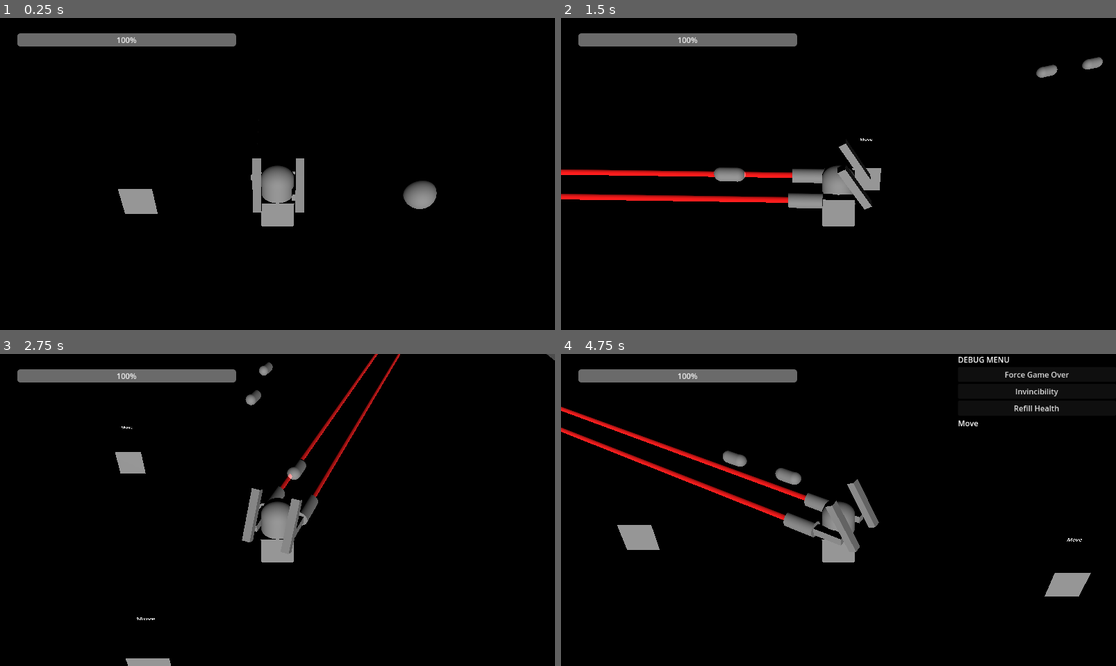
Above: before the commit, frames 1-4 (two rows, left to right).
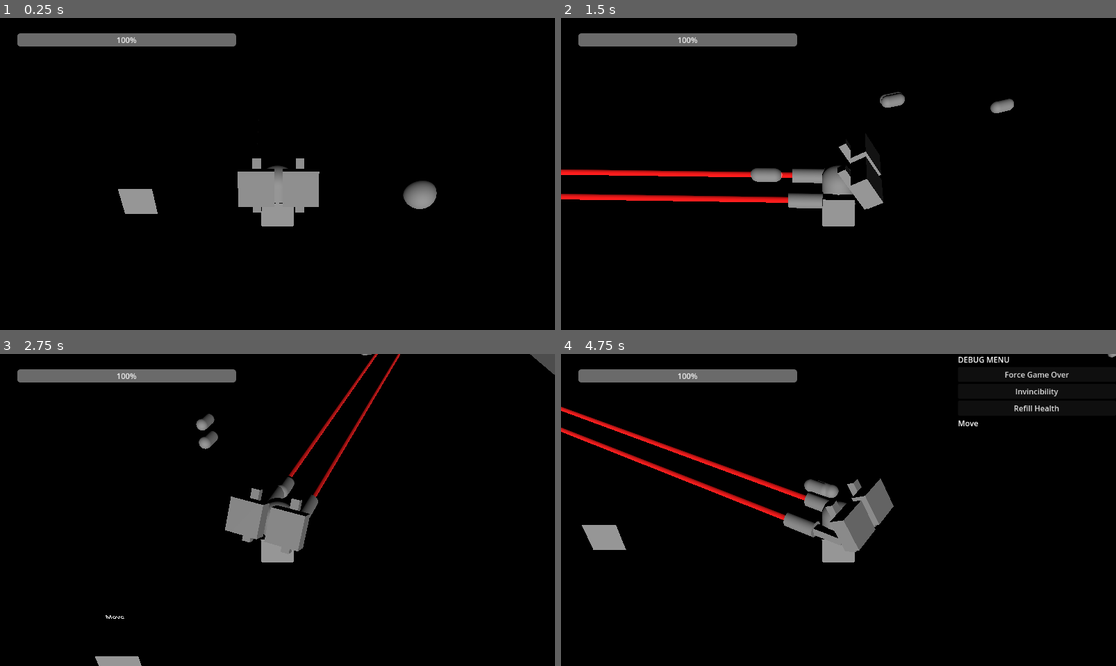
Above: after the commit, the same moments.

Repository: Boyquotes/Mech-Farmer
Game: Godot game, scene res://levels/debug.tscn
Same seed, same stepped clock (60 frames per second), same inputs: the game is played once before the commit and once after it.
Inputs (mouse positions are in pixels of both pictures, inside the frame that each line leads up to):
- Up to frame 1 (0.25 s): no input
- Up to frame 2 (1.5 s): move the mouse to (960, 158) at 0.52 s; press the mouse at (960, 158) at 0.53 s; hold D (move_right) 0.53-1.28 s; right-click (960, 158) at 0.8 s; move the mouse to (727, 189) at 1.27 s; release the mouse at (727, 189) at 1.28 s; hold S (move_down) from 1.28 s (still down); right-click (727, 189) at 1.35 s
- Up to frame 3 (2.75 s): click (166, 525) at 1.55 s; move the mouse to (333, 441) at 2.02 s; release S (move_down) at 2.03 s; press the mouse at (333, 441) at 2.03 s; hold D (move_right) from 2.03 s (still down); right-click (333, 441) at 2.3 s
- Up to frame 4 (4.75 s): move the mouse to (810, 572) at 2.77 s; release D (move_right) at 2.78 s; release the mouse at (810, 572) at 2.78 s; hold W (move_up) 2.78-3.53 s; right-click (810, 572) at 2.85 s; click (810, 572) at 3.05 s; move the mouse to (1005, 556) at 3.52 s; press the mouse at (1005, 556) at 3.53 s; hold A (move_left) from 3.53 s (still down); right-click (1005, 556) at 3.8 s; tap = (debug_menu) at 4.15 s; move the mouse to (672, 463) at 4.27 s; release the mouse at (672, 463) at 4.28 s; right-click (672, 463) at 4.35 s; click (672, 463) at 4.55 s

The runs differ from the first frame. In frame 1, 0.9% of the frame differs, in the area x 42-58%, y 48-61%; in frame 2, 1.5%; in frame 3, 2.3%; in frame 4, 3.1%, in the area x 3-100%, y 0-78%.

Commit message:
enhanced heavy bullet

Diff:
--- a/prefabs/player/player.tscn
+++ b/prefabs/player/player.tscn
@@ -3,8 +3,8 @@
 [ext_resource type="Script" path="res://scripts/player/state_machine.gd" id="1_asilg"]
 [ext_resource type="Script" path="res://scripts/player/states/motion/on_ground/idle.gd" id="2_7yaib"]
 [ext_resource type="PackedScene" uid="uid://cbrc2mstuicnj" path="res://prefabs/weapons/primary_weapons/debug_crop_duster.tscn" id="2_81blc"]
-[ext_resource type="PackedScene" uid="uid://di0h4jvrj2l1y" path="res://prefabs/weapons/secondary_weapons/debug_launcher.tscn" id="3_hxjqm"]
 [ext_resource type="Script" path="res://scripts/player/states/motion/on_ground/move.gd" id="3_oi43o"]
+[ext_resource type="PackedScene" uid="uid://i2ggsfxh0ykf" path="res://prefabs/weapons/secondary_weapons/debug_nano_healer.tscn" id="3_vtn25"]
 
 [sub_resource type="CapsuleMesh" id="CapsuleMesh_uowiw"]
 
@@ -43,15 +43,12 @@
 [node name="SecondarySlot1" type="Node3D" parent="Torso/Guns"]
 transform = Transform3D(1, 0.00128581, 0.000310462, -0.000374036, 0.5, -0.866026, -0.00126877, 0.866025, 0.500001, 0.644041, 0.664011, 0.495822)
 
-[node name="SecondaryGun" parent="Torso/Guns/SecondarySlot1" instance=ExtResource("3_hxjqm")]
-skeleton = NodePath("")
+[node name="SecondaryGun" parent="Torso/Guns/SecondarySlot1" instance=ExtResource("3_vtn25")]
 
 [node name="SecondarySlot2" type="Node3D" parent="Torso/Guns"]
 transform = Transform3D(1, 0.0012858, 0.000310462, -0.000374036, 0.5, -0.866026, -0.00126877, 0.866025, 0.500001, -0.593889, 0.664011, 0.495822)
 
-[node name="SecondaryGun" parent="Torso/Guns/SecondarySlot2" instance=ExtResource("3_hxjqm")]
-transform = Transform3D(1, 9.8662e-09, -7.27596e-11, -8.73115e-11, 1, 2.98023e-08, -1.89175e-10, 0, 1, -5.96046e-08, 0, 0)
-skeleton = NodePath("")
+[node name="SecondaryGun" parent="Torso/Guns/SecondarySlot2" instance=ExtResource("3_vtn25")]
 
 [node name="LockOnRayCast" type="RayCast3D" parent="Torso/Guns"]
 transform = Transform3D(1, 0, 0, 0, 1, 0, 0, -7.87258e-19, 1, 3.48172e-12, -0.193833, -4.51302e-11)
--- a/prefabs/projectiles/heavy_bullet.tscn
+++ b/prefabs/projectiles/heavy_bullet.tscn
@@ -1,18 +1,21 @@
-[gd_scene load_steps=4 format=3 uid="uid://ddrn4y7oska8l"]
+[gd_scene load_steps=5 format=3 uid="uid://ddrn4y7oska8l"]
 
-[ext_resource type="Script" path="res://scripts/projectiles/debug_bullet.gd" id="1_v26k6"]
+[ext_resource type="Script" path="res://scripts/projectiles/heavy_bullet.gd" id="1_lcy8t"]
 
 [sub_resource type="CapsuleMesh" id="CapsuleMesh_n3ws7"]
 
 [sub_resource type="BoxShape3D" id="BoxShape3D_kwc7a"]
 
+[sub_resource type="BoxShape3D" id="BoxShape3D_ygw3u"]
+
 [node name="DebugHeavyBullet" type="RigidBody3D"]
 collision_layer = 8
-collision_mask = 4
+collision_mask = 0
+mass = 20.0
 gravity_scale = 0.0
 max_contacts_reported = 1
 contact_monitor = true
-script = ExtResource("1_v26k6")
+script = ExtResource("1_lcy8t")
 
 [node name="MeshInstance3D" type="MeshInstance3D" parent="."]
 transform = Transform3D(0.5, 0, 0, 0, -2.18557e-08, -0.5, 0, 0.5, -2.18557e-08, 0, 0, 0)
@@ -21,4 +24,12 @@
 [node name="CollisionShape3D" type="CollisionShape3D" parent="."]
 shape = SubResource("BoxShape3D_kwc7a")
 
+[node name="Area3D" type="Area3D" parent="."]
+collision_layer = 8
+collision_mask = 4
+
+[node name="CollisionShape3D" type="CollisionShape3D" parent="Area3D"]
+shape = SubResource("BoxShape3D_ygw3u")
+
 [connection signal="body_entered" from="." to="." method="_on_body_entered"]
+[connection signal="body_entered" from="Area3D" to="." method="_on_area_3d_body_entered"]
--- a/prefabs/weapons/primary_weapons/debug_crop_duster.tscn
+++ b/prefabs/weapons/primary_weapons/debug_crop_duster.tscn
@@ -25,6 +25,8 @@
 skeleton = NodePath("../../../..")
 script = ExtResource("1_qe48i")
 projectile_scene = ExtResource("2_w848m")
+projectile_speed = 10
+piercing = 5
 
 [node name="BulletSpawn" type="Node3D" parent="."]
 transform = Transform3D(1, 1.83036e-11, 0, 1.44382e-11, 1, -1.16415e-10, 1.16415e-10, 1.16415e-10, 1, -0.000822842, 0.000952959, -0.397683)
--- /dev/null
+++ b/prefabs/weapons/secondary_weapons/debug_nano_healer.tscn
@@ -0,0 +1,30 @@
+[gd_scene load_steps=5 format=3 uid="uid://i2ggsfxh0ykf"]
+
+[ext_resource type="Script" path="res://scripts/weapons/secondary_weapons/debug_launcher.gd" id="1_o7ncc"]
+[ext_resource type="PackedScene" uid="uid://8a0a186hveyt" path="res://prefabs/projectiles/rocket.tscn" id="2_c4730"]
+
+[sub_resource type="BoxMesh" id="BoxMesh_gtv21"]
+size = Vector3(0.25, 0.25, 1.593)
+
+[sub_resource type="BoxMesh" id="BoxMesh_kjkxd"]
+
+[node name="SecondaryGun" type="MeshInstance3D"]
+transform = Transform3D(1, -8.73115e-11, -1.60071e-10, -1.16415e-10, 1, 2.98023e-08, -7.27596e-11, 0, 1, -5.96046e-08, 0, 0)
+mesh = SubResource("BoxMesh_gtv21")
+skeleton = NodePath("../../../..")
+script = ExtResource("1_o7ncc")
+projectile_scene = ExtResource("2_c4730")
+projectile_speed = 10
+
+[node name="RocketSpawn" type="Node3D" parent="."]
+transform = Transform3D(1, 0, 0, 0, 1, 0, 0, 0, 1, -0.000822842, 0.000952957, -0.79532)
+
+[node name="FireRateTimer" type="Timer" parent="."]
+wait_time = 0.3
+one_shot = true
+
+[node name="MeshInstance3D" type="MeshInstance3D" parent="."]
+transform = Transform3D(1, 0, 0, 0, 0.5, 0, 0, 0, 1, 0, 0.375, 0)
+mesh = SubResource("BoxMesh_kjkxd")
+
+[connection signal="timeout" from="FireRateTimer" to="." method="_on_fire_rate_timer_timeout"]
--- a/scripts/projectiles/debug_bullet.gd
+++ b/scripts/projectiles/debug_bullet.gd
@@ -1,16 +1,6 @@
 extends RigidBody3D
 
 @export var damage = 10
-
-# Called when the node enters the scene tree for the first time.
-func _ready():
-	pass # Replace with function body.
-
-
-# Called every frame. 'delta' is the elapsed time since the previous frame.
-func _process(delta):
-	pass
-
 
 func _on_body_entered(body:Node):
 	if body.has_method("take_damage"):
--- a/scripts/projectiles/heavy_bullet.gd
+++ b/scripts/projectiles/heavy_bullet.gd
@@ -2,15 +2,21 @@
 
 @export var damage = 40
 
-# Called when the node enters the scene tree for the first time.
-func _ready():
-	pass # Replace with function body.
+var piercing
 
-# Called every frame. 'delta' is the elapsed time since the previous frame.
-func _process(delta):
-	pass
+# func _on_body_entered(body:Node):
+# 	if body.has_method("take_damage"):
+# 		body.take_damage(damage)
+# 		piercing -= 1
+# 		linear_velocity = -global_transform.basis.z.normalized() * 20
+# 	if piercing <= 0:
+# 		queue_free()
 
-func _on_body_entered(body:Node):
+
+func _on_area_3d_body_entered(body:Node3D):
 	if body.has_method("take_damage"):
 		body.take_damage(damage)
+		piercing -= 1
+		linear_velocity = -global_transform.basis.z.normalized() * 20
+	if piercing <= 0:
 		queue_free()
--- a/scripts/weapons/primary_weapons/debug_crop_duster.gd
+++ b/scripts/weapons/primary_weapons/debug_crop_duster.gd
@@ -2,6 +2,7 @@
 
 @export var projectile_scene: PackedScene
 @export var projectile_speed: int = 20
+@export var piercing: int = 2
 
 @onready var bullet_spawn = $BulletSpawn
 @onready var fire_rate_timer: Timer = $FireRateTimer
@@ -13,6 +14,7 @@
 		var projectile = projectile_scene.instantiate()  # Create an instance of the projectile scene
 		bullet_spawn.add_child(projectile)  # Add the projectile to the parent node
 
+		projectile.piercing = piercing
 		projectile.transform = bullet_spawn.transform  # Set the starting position of the projectile
 
 		var direction = -bullet_spawn.global_transform.basis.z.normalized()  # Get the direction the projectile should travel
